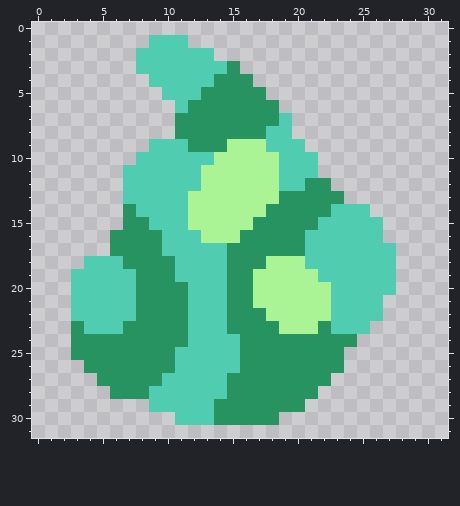
Pixel-art sprite: assets/sprites/items/bio-liquid.png. That is the earlier state.
The file is 32x32 pixels.
The result:
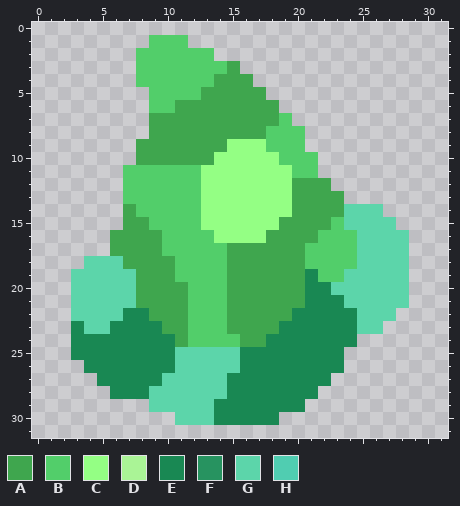
Palette (. is transparent): A #3fa64e  B #52ce6a  C #94ff84  D #aaf496  E #198853  F #279360  G #5cd5aa  H #50cdb1
The exact change:
Changed rows in their new state; - is an unchanged pixel.
first column x 3:
 1 ------BBB-----------------
 2 -----BBBBBB---------------
 3 -----BBBBBBBA-------------
 4 -----BBBBBBAAA------------
 5 ------BBBBAAAAA-----------
 6 ------BBAAAAAAAA----------
 7 ------AAAAAAAAAAB---------
 8 ------AAAAAAAAABBB--------
 9 -----AAAAAAACCCBBB--------
10 -----AAAAAACCCCCBBB-------
11 ----BBBBBBCCCCCCCBB-------
12 ----BBBBBBCCCCCCCAAA------
13 ----BBBBBBCCCCCCCAAAA-----
14 ----ABBBBBCCCCCCCAAAAGGG--
15 ----AABBBBCCCCCCAAAABGGGG-
16 ---AAAABBBBCCCCAAAABBBGGGG
17 ---AAAABBBBBAAAAAABBBBGGGG
18 -GGGAAAABBBBAAAAAABBBBGGGG
19 GGGGGAAABBBBAAAAAAEBBGGGGG
20 GGGGGAAAABBBAAAAAAEEGGGGGG
21 GGGGGAAAABBBAAAAAAEEEGGGGG
22 GGGGEEAAABBBAAAAAEEEEEGGG-
23 EGGEEEEAABBBAAAAEEEEEEGG--
24 EEEEEEEEABBBBAAEEEEEEE----
25 EEEEEEEEGGGGGEEEEEEEE-----
26 -EEEEEEEGGGGGEEEEEEEE-----
27 --EEEEEGGGGGEEEEEEEE------
28 ---EEEGGGGGGEEEEEEE-------
29 ------GGGGGEEEEEEE--------
30 --------GGGEEEEE----------
Boxes around the changes in both pictures, in picture pixels (x1, y1, x2, y2):
changed: (71, 35, 409, 425)
